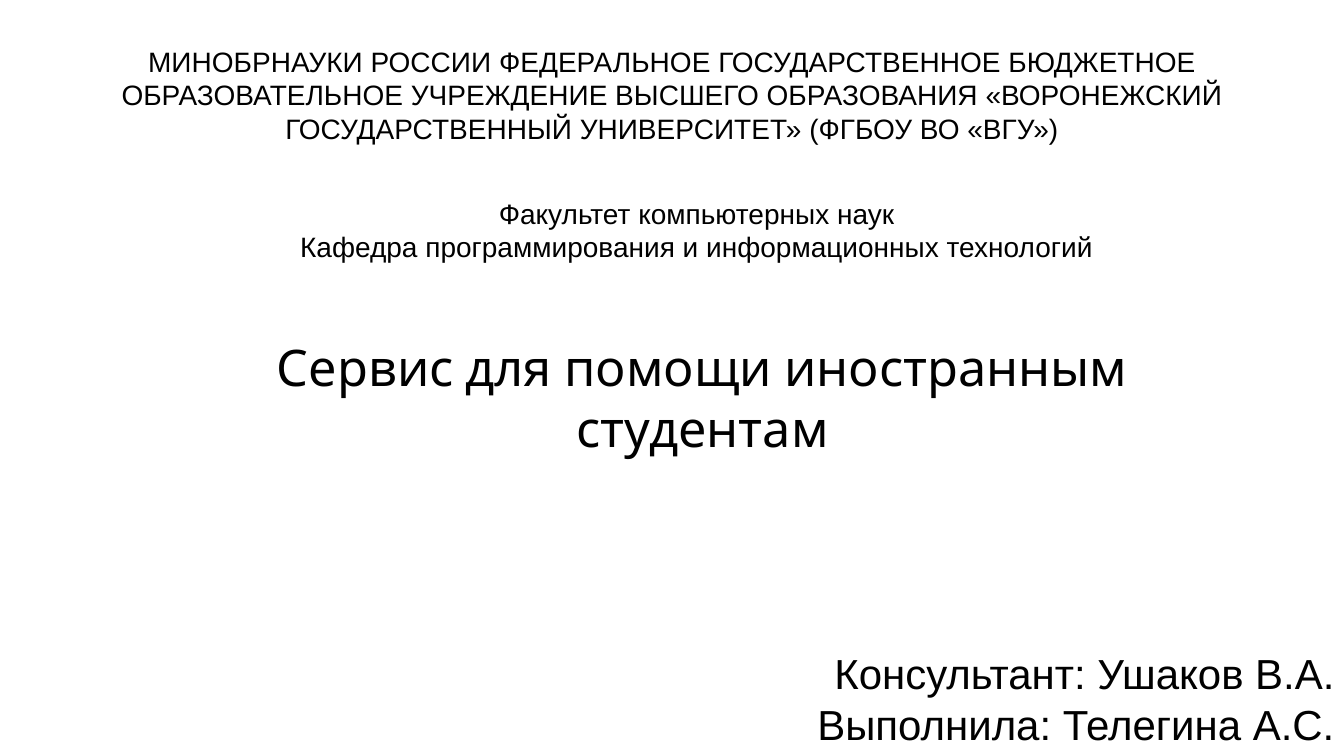
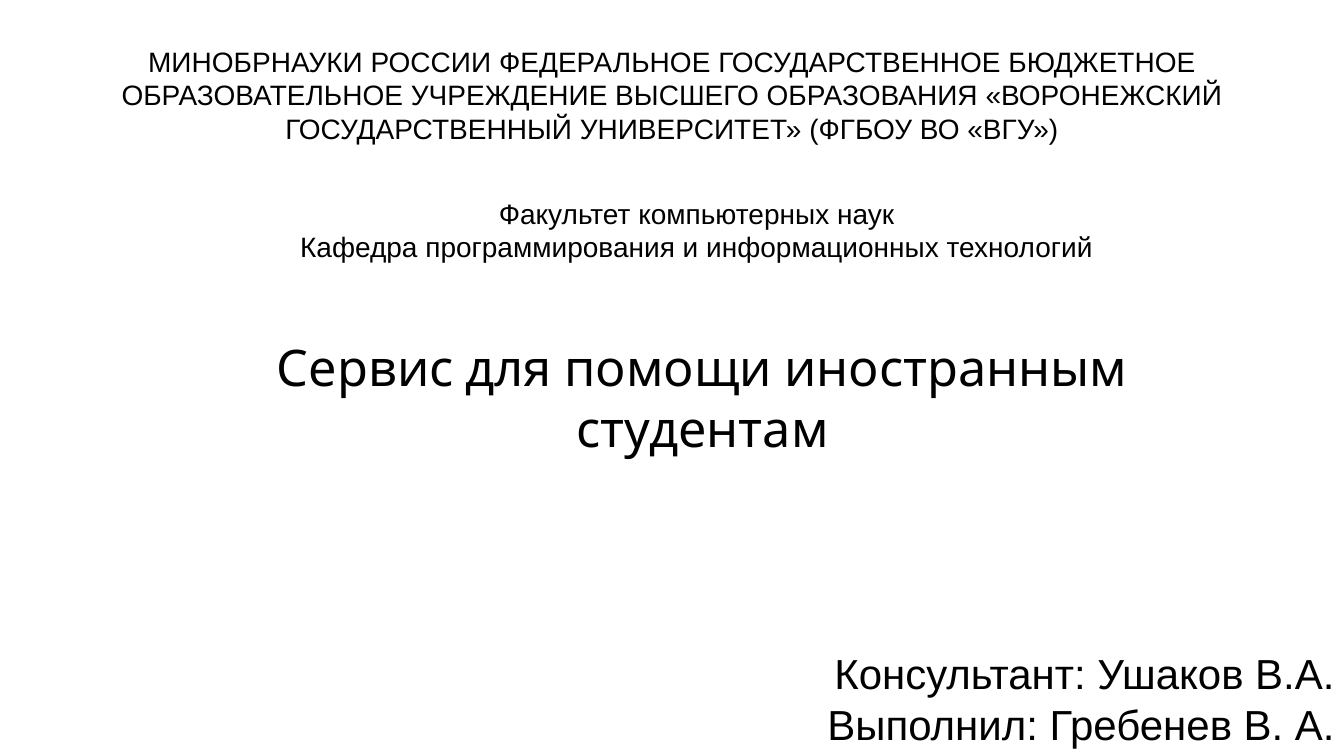
Before and after one commit to Ven-i-amin/vsu-on-board-bot, a slide deck: slide 1 of materials/презентация-2.pptx. Drawn at 1344x756 pixels with LibreOffice and Linux fonts; fonts in the diff are those of the drawing. Boxes give left, top, right and bottom in pixels: in the first picture for what was removed or moved away, otherwise in the second. Text is boxed around its words. In the diff, an @@ line names an element or a change of style, - is before the commit and + after.

Commit message:
presentation fix

```diff
--- a/materials/презентация-2.pptx
+++ b/materials/презентация-2.pptx
@@ text at (x1=827, y1=709, x2=1335, y2=748): text changed @@
-Выполнила: Телегина А.С.
+Выполнил: Гребенев В. А.
```
